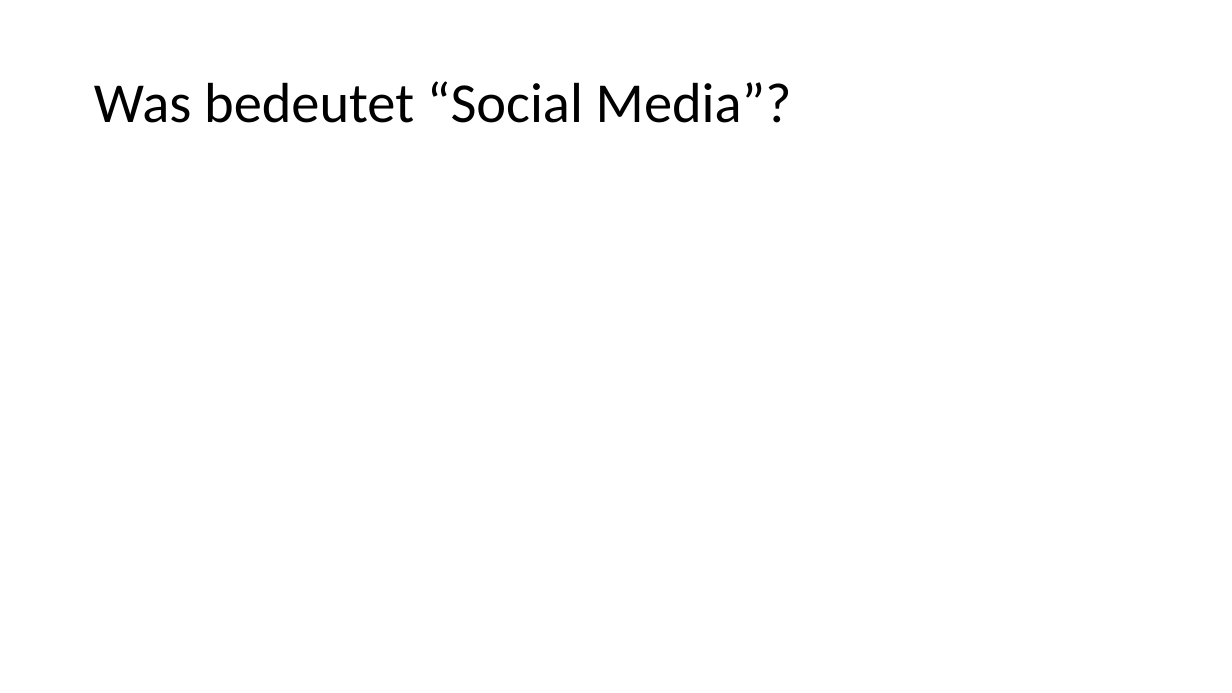
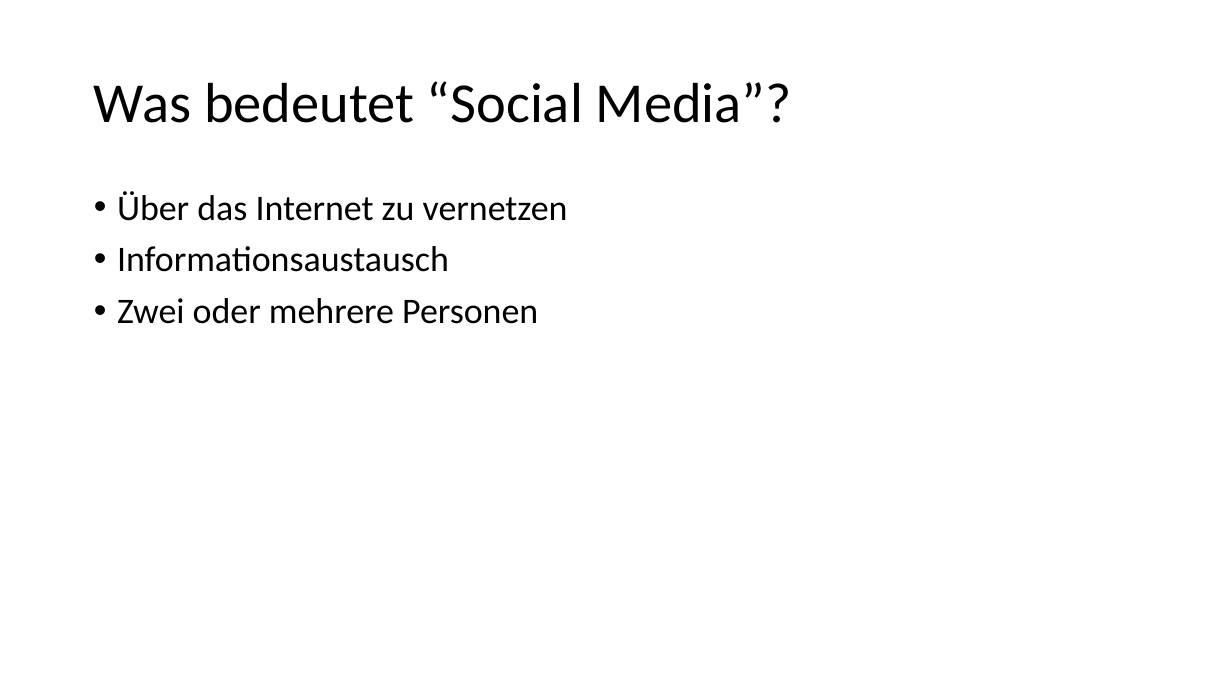
Before and after one commit to ArkonM/4CHIF, a slide deck: slide 3 of SYP - Markus Reis/Social Media.pptx. Drawn at 1232x693 pixels with LibreOffice and Linux fonts; fonts in the diff are those of the drawing. Boxes give left, top, right and bottom in pixels: in the first picture for what was removed or moved away, otherwise in the second. Text is boxed around its words. In the diff, an @@ line names an element or a change of style, - is before the commit and + after.

```diff
--- a/SYP - Markus Reis/Social Media.pptx
+++ b/SYP - Markus Reis/Social Media.pptx
@@ text added at (117,191,568,324), 28 pt, text #000000 @@
+• Über das Internet zu vernetzen
+• Informationsaustausch
+• Zwei oder mehrere Personen
```
Also in this commit, not shown: 6 slides added, 1 slide removed, 1 other file.
